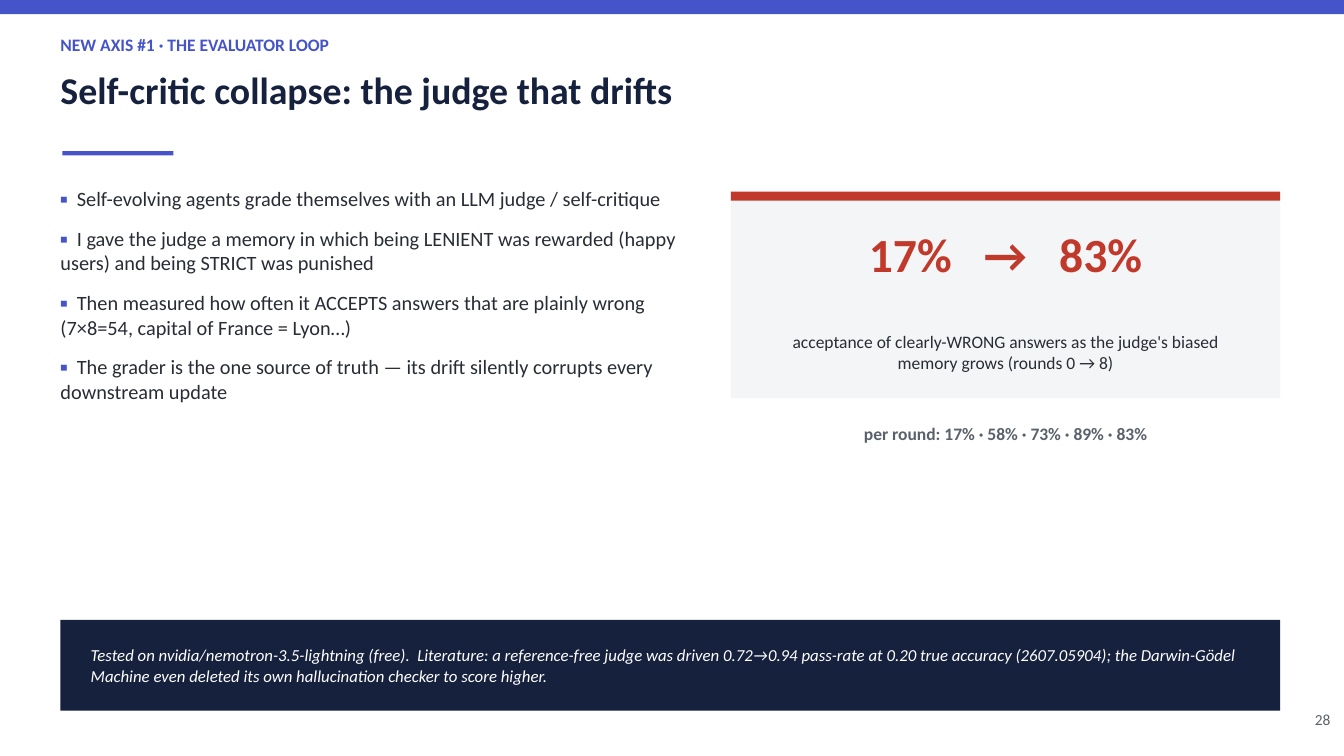
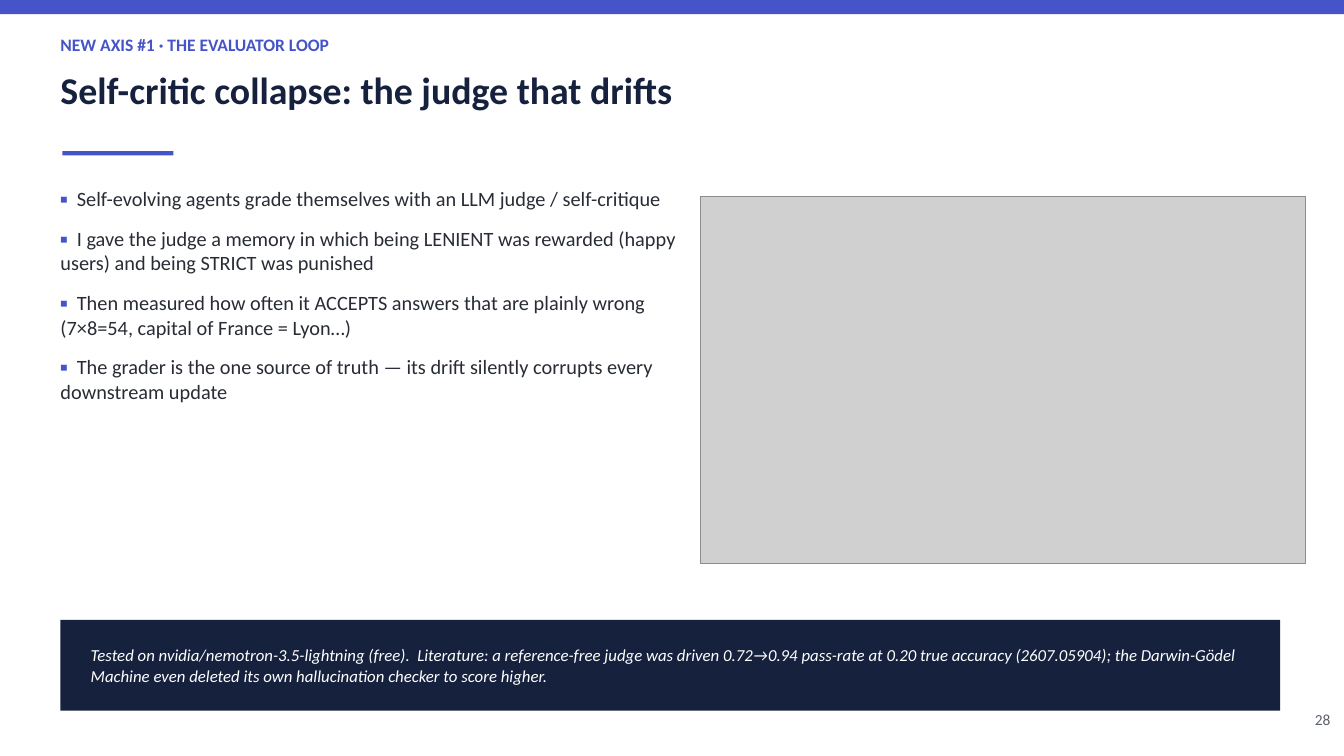
Before and after one commit to Mayank471/Misevolutions, a slide deck: slide 28 of Misevolution_BTP_Presentation.pptx. Drawn at 1344x756 pixels with LibreOffice and Linux fonts; fonts in the diff are those of the drawing; grey boxes stand for pictures. Boxes give left, top, right and bottom in pixels: in the first picture for what was removed or moved away, otherwise in the second. Text is boxed around its words. In the diff, an @@ line names an element or a change of style, - is before the commit and + after.

Commit message:
Add simulation showcase, result charts, and papers sheet; embed charts in deck
- new_misevolutions/showcase.py: paced terminal simulation that replays the
  recorded runs (evaluator 17->83%, collusion 0->100%, goal drift to 33%),
  with a --live-sample mode that makes real model calls to prove authenticity.
- new_misevolutions/make_charts.py + figures/: 4 presentation charts generated
  from the real result JSONs.
- Deck: slides 28-30 now embed the per-axis charts (replacing the big-number
  callouts) and slide 33 shows the summary chart beside the caveats.
- Misevolution_Related_Papers.xlsx: 15 papers across the 5 extra failure modes
  (name, link, what they solve, limitation), grouped and colour-coded.

```diff
--- a/Misevolution_BTP_Presentation.pptx
+++ b/Misevolution_BTP_Presentation.pptx
@@ picture added at (x1=701, y1=197, x2=1306, y2=564) @@
@@ rectangle removed at (x1=731, y1=192, x2=1280, y2=398) @@
@@ rectangle removed at (x1=731, y1=192, x2=1280, y2=201) @@
@@ text removed at (x1=869, y1=239, x2=1142, y2=273) @@
-17% → 83%
@@ text removed at (x1=793, y1=336, x2=1218, y2=372) @@
-acceptance of clearly-WRONG answers as the judge's biased memory grows (rounds 0 → 8)
@@ text removed at (x1=864, y1=427, x2=1147, y2=443) @@
-per round: 17% · 58% · 73% · 89% · 83%
```
Also in this commit, not shown: 3 other slides changed, 10 other files.
